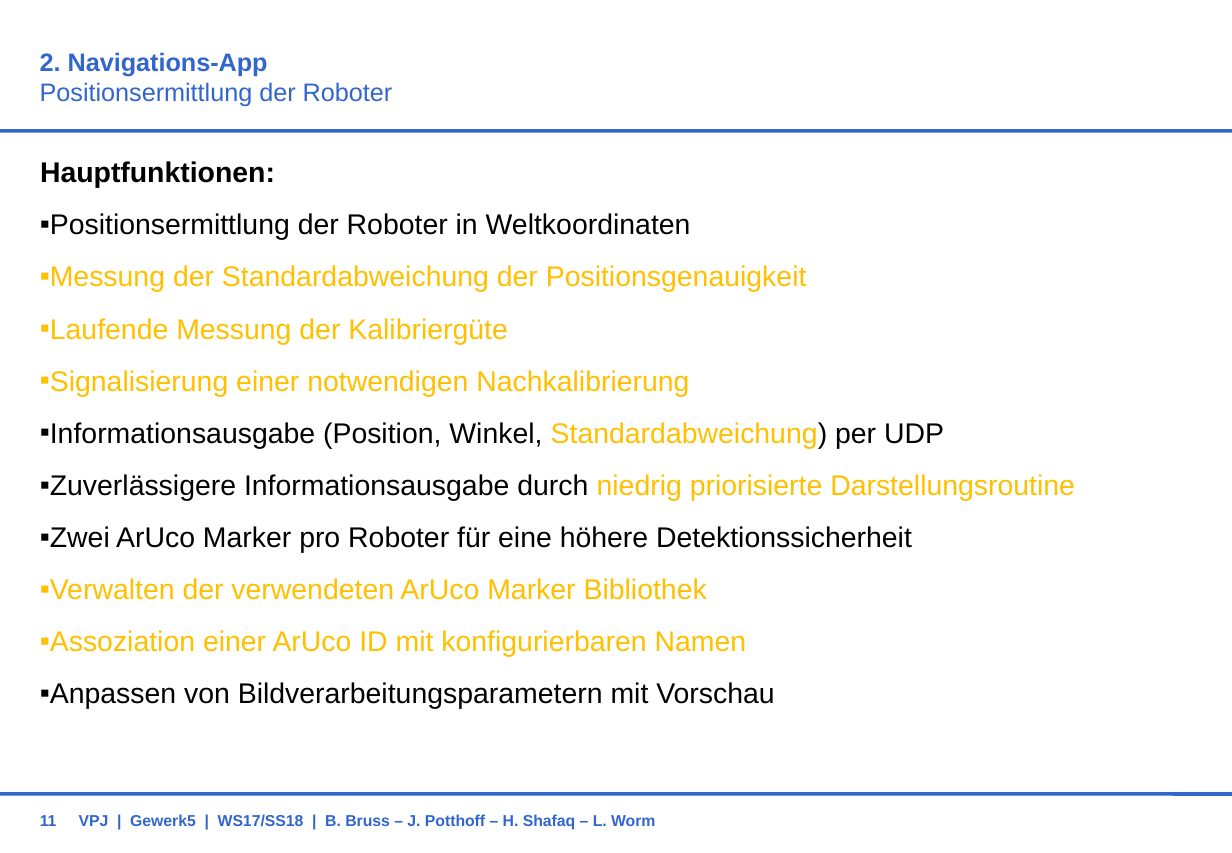
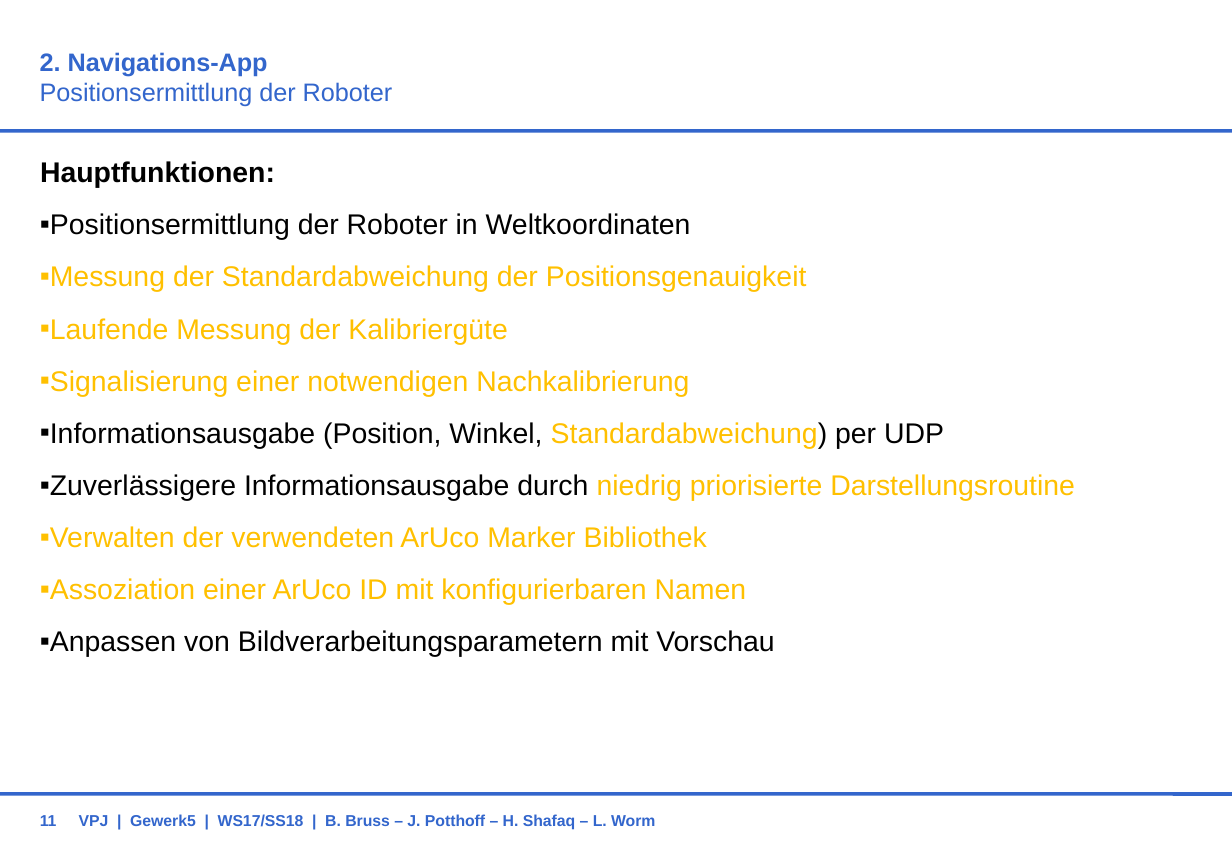
Before and after one commit to BBRUSS/VPJW17G5, a slide deck: slide 11 of 11_Orga/KonzeptG5.ppt. Drawn at 1232x853 pixels with LibreOffice and Linux fonts; fonts in the diff are those of the drawing; background and template pictures are left out. Boxes give left, top, right and bottom in pixels: in the first picture for what was removed or moved away, otherwise in the second. Text is boxed around its words. In the diff, an @@ line names an element or a change of style, - is before the commit and + after.

Commit message:
finalxxx

```diff
--- a/11_Orga/KonzeptG5.ppt
+++ b/11_Orga/KonzeptG5.ppt
@@ text at (x1=40, y1=526, x2=912, y2=552): paragraph removed @@
-  ▪ Zwei ArUco Marker pro Roboter für eine höhere Detektionssicherheit
```
